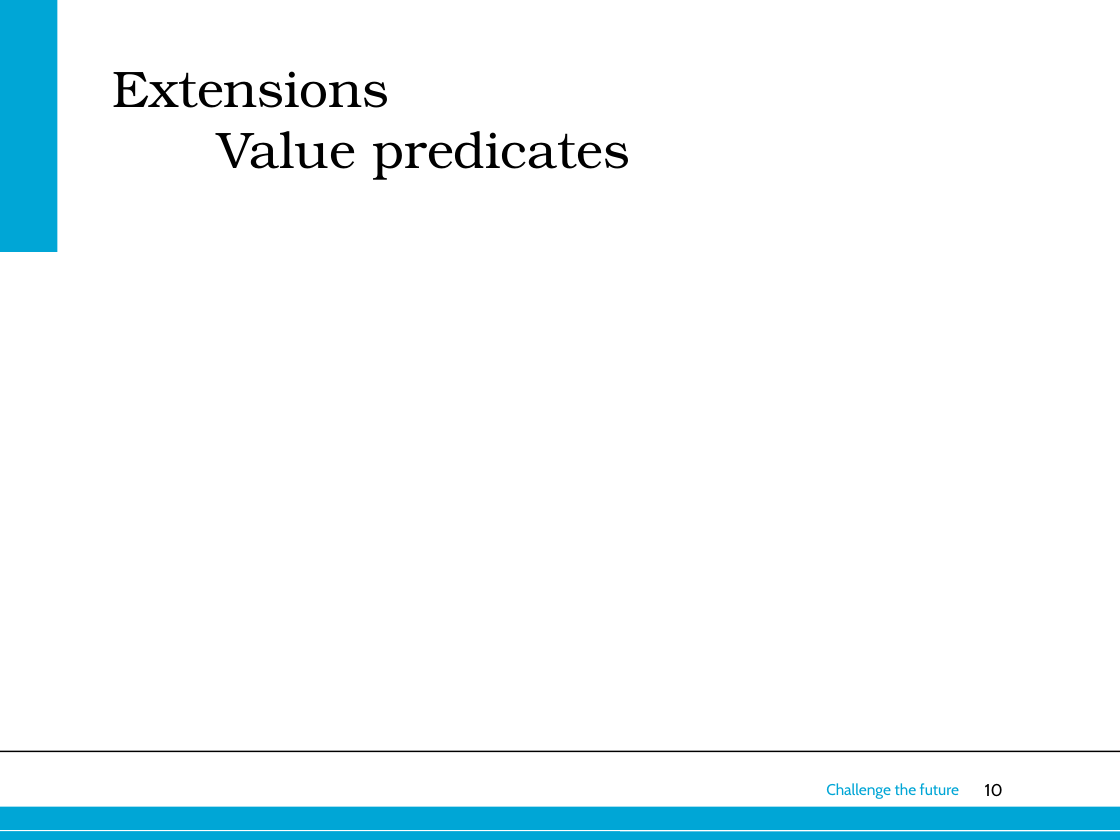
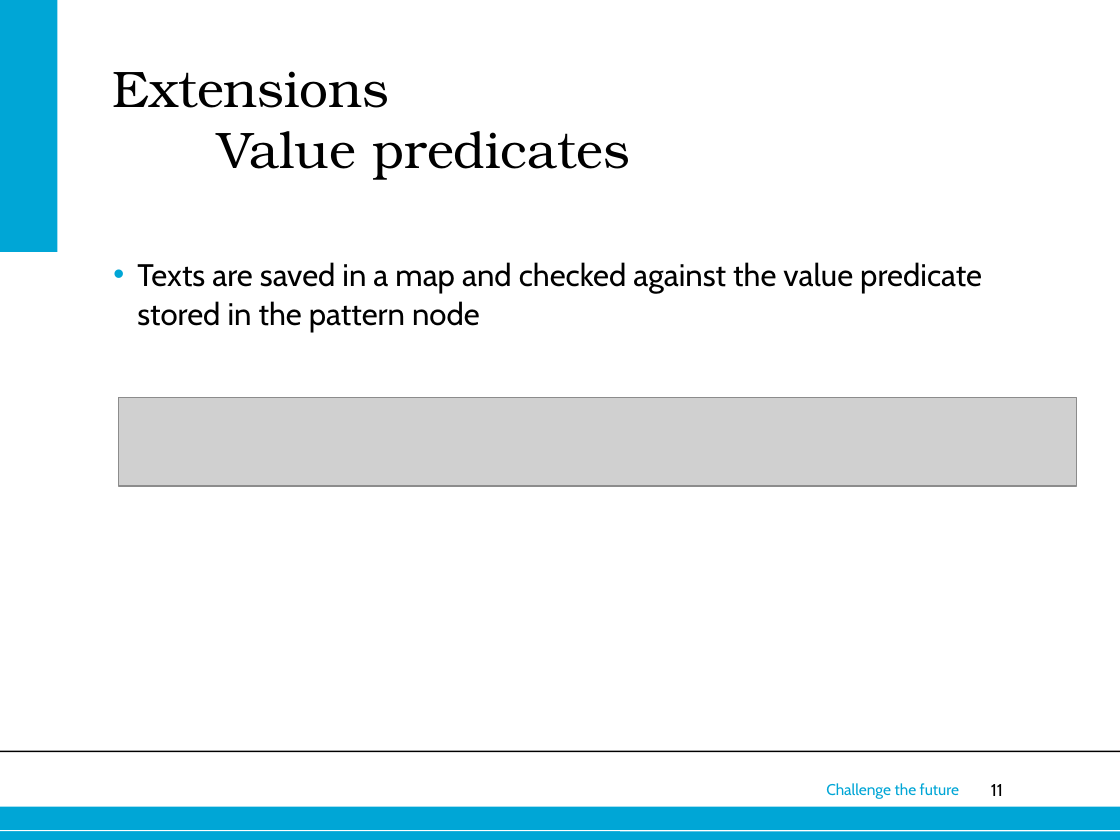
Before and after one commit to ioanajivet/wdm, a slide deck: slide 11 of presentation/presentation web.pptx (slide 10 before the commit). Drawn at 1120x840 pixels with LibreOffice and Linux fonts; fonts in the diff are those of the drawing; grey boxes stand for pictures; background and template pictures are left out. Boxes give left, top, right and bottom in pixels: in the first picture for what was removed or moved away, otherwise in the second. Text is boxed around its words. In the diff, an @@ line names an element or a change of style, - is before the commit and + after.

```diff
--- a/presentation/presentation web.pptx
+++ b/presentation/presentation web.pptx
@@ text added at box(137, 262, 982, 333), 20 pt, text #000000 @@
+• Texts are saved in a map and checked against the value predicate stored in the pattern node
@@ picture added at box(119, 398, 1077, 486) @@
@@ page number at box(991, 784, 1003, 796): text changed @@
-10
+11
```
Also in this commit, not shown: 4 other slides changed, 4 slides added, 5 slides removed.
